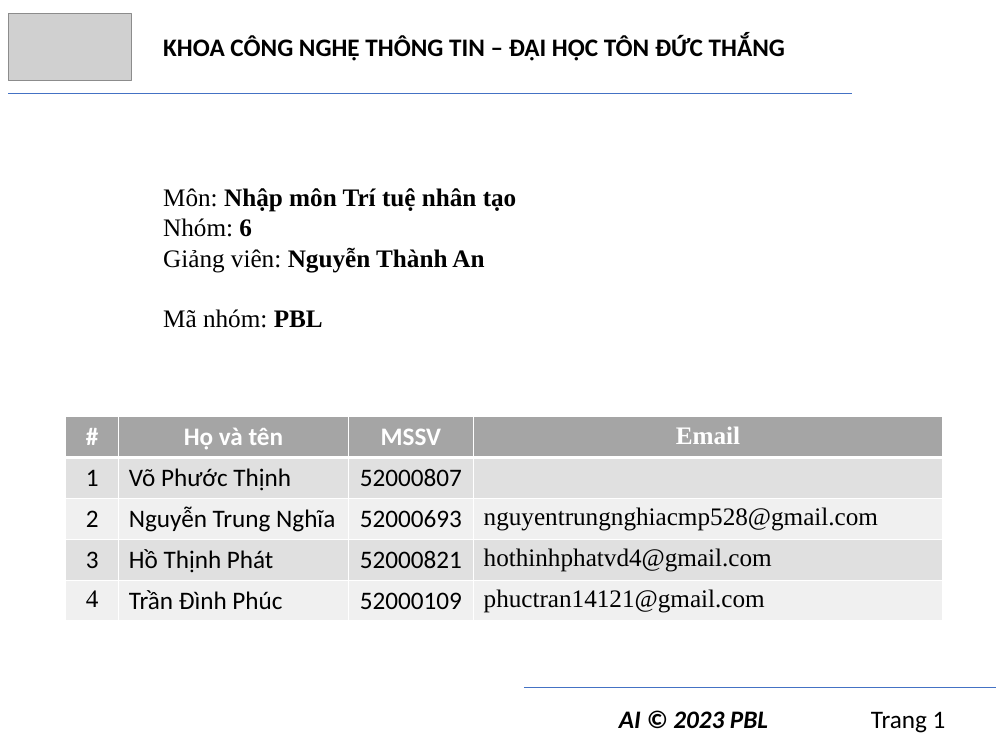
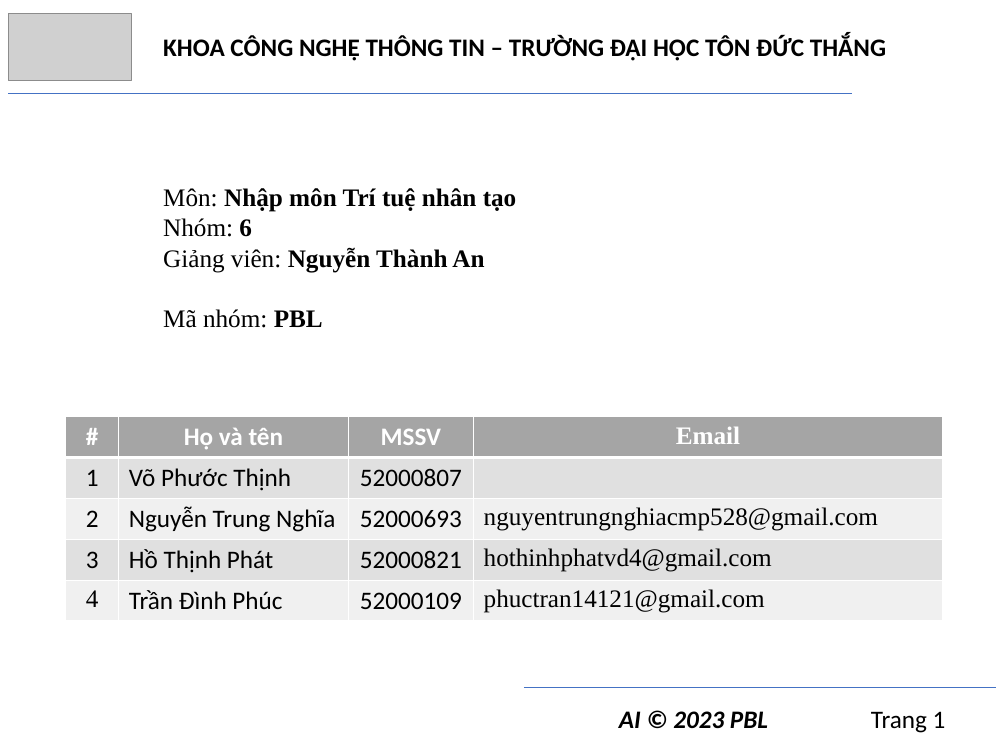
Before and after one commit to trngbro/AI, a slide deck: slide 1 of present/presentation.pptx. Drawn at 1008x756 pixels with LibreOffice and Linux fonts; fonts in the diff are those of the drawing; grey boxes stand for pictures. Boxes give left, top, right and bottom in pixels: in the first picture for what was removed or moved away, otherwise in the second. Text is boxed around its words. In the diff, an @@ line names an element or a change of style, - is before the commit and + after.

```diff
--- a/present/presentation.pptx
+++ b/present/presentation.pptx
@@ text at bbox=[163, 35, 886, 61]: text changed @@
-KHOA CÔNG NGHỆ THÔNG TIN – ĐẠI HỌC TÔN ĐỨC THẮNG
+KHOA CÔNG NGHỆ THÔNG TIN – TRƯỜNG ĐẠI HỌC TÔN ĐỨC THẮNG
```
Also in this commit, not shown: 1 other slide changed.
